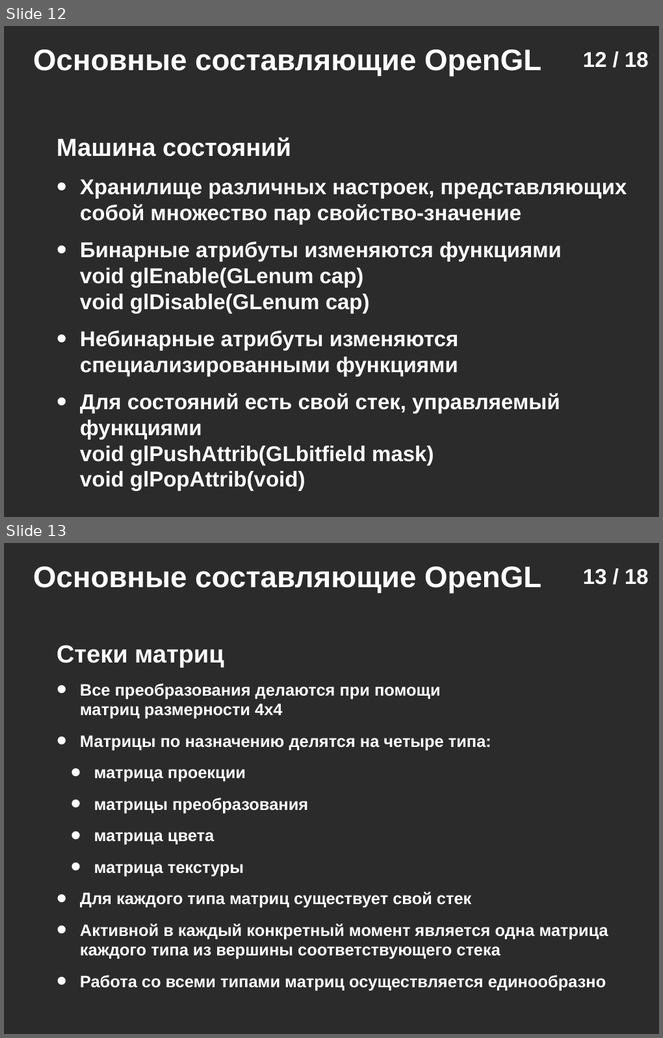
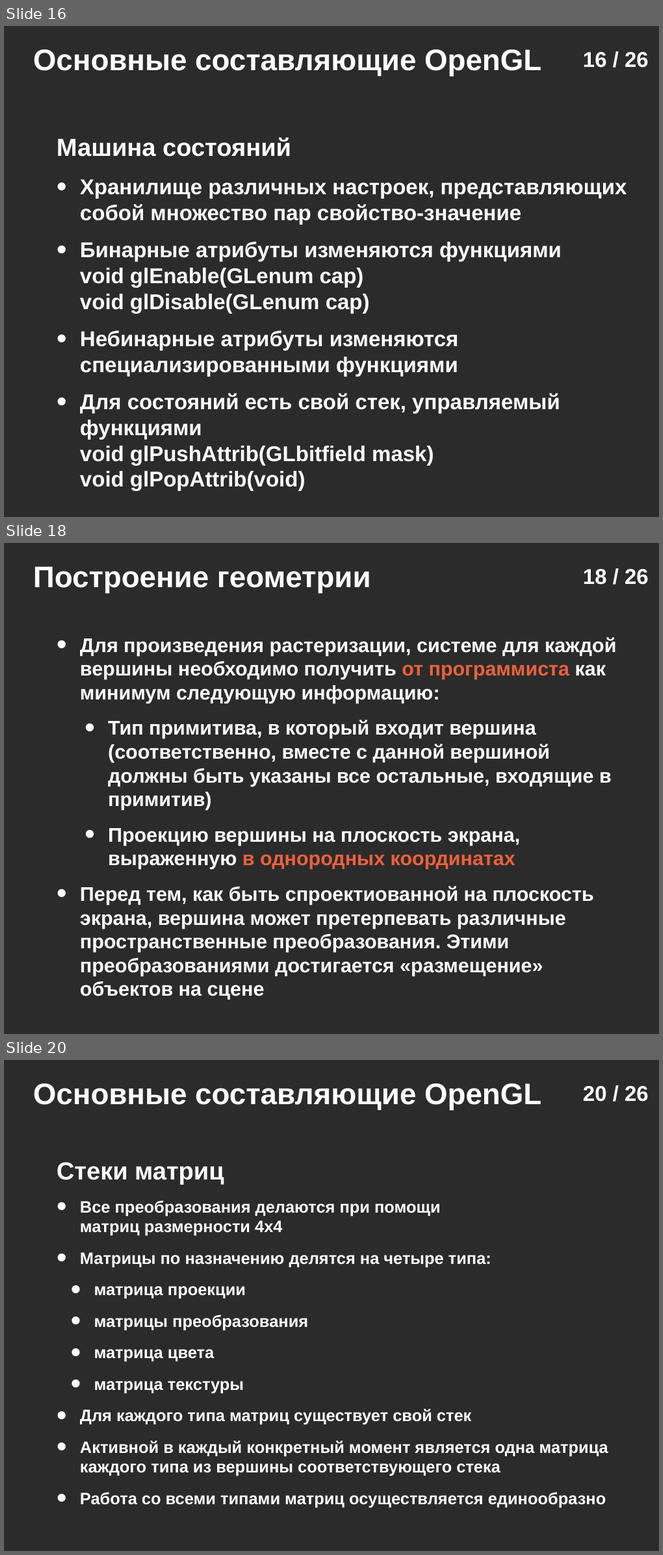
Before and after one commit to icosaeder/mmtech-lect, a slide deck: Лекции/Лекция №1/Лекция №1.odp. Shown one above the other, each under a label of ours: slides 12 and 13 before the commit, slides 16, 18 and 20 after it; the slides between them are not shown. The pictures are 663x1038 and 663x1555 pixels, drawn with LibreOffice and Linux fonts; fonts in the diff are those of the drawing; background and template pictures are left out; a plain dark background stands for a picture behind light text. Boxes give left, top, right and bottom in pixels: in the first picture for what was removed or moved away, otherwise in the second. Text is boxed around its words. In the diff, an @@ line names an element or a change of style, - is before the commit and + after.

```diff
--- a/Лекции/Лекция №1/Лекция №1.odp
+++ b/Лекции/Лекция №1/Лекция №1.odp
@@ slide 18 added at [4, 543, 659, 1034], background picture (left out) @@
@@ text added at [33, 566, 371, 593], 36 pt, text #FFFFFF, bold @@
+Построение геометрии
@@ page number added at [583, 569, 649, 585], 26 pt, text #FFFFFF, bold @@
+18 / 26
@@ text added at [80, 637, 616, 977], 24 pt, text #FFFFFF, bold @@
+• Для произведения растеризации, системе для каждой вершины необходимо получить от программиста как минимум следующую информацию:
+    • Тип примитива, в который входит вершина (соответственно, вместе с данной вершиной должны быть указаны все остальные, входящие в примитив)
+    • Проекцию вершины на плоскость экрана, выраженную в однородных координатах
+• Перед тем, как быть спроектиованной на плоскость экрана, вершина может претерпевать различные пространственные преобразования. Этими преобразованиями достигается «размещение» объектов на сцене
@@ what was slide 12 is now slide 16 @@
@@ page number at [583, 52, 649, 68]: text changed @@
-12 / 18
+16 / 26
@@ what was slide 13 is now slide 20 @@
@@ page number at [583, 1086, 649, 1102]: text changed @@
-13 / 18
+20 / 26
```
Also in this commit, not shown: 6 slides changed, 11 other slides added, 4 slides removed, 4 other files.
